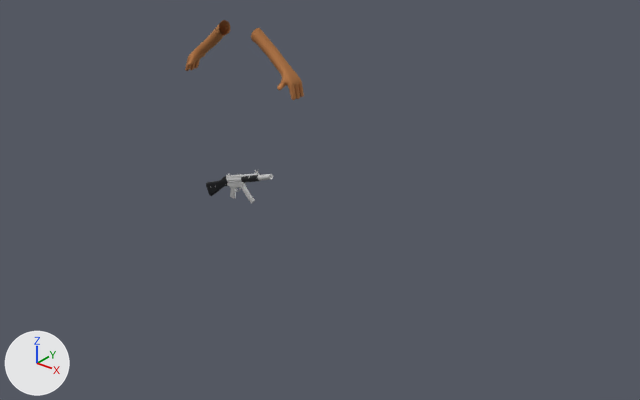
The FBX model weapons/mp5sd/v_mp5sd.fbx as it was, and as the next commit left it.
One viewpoint serves both versions: a 50 mm camera at (5.54, -5.61, 3.59) aimed at (0.74, 0.38, -0.13). Lighting does not change. The marker at lower left points along +X, +Y and +Z.

Names of what the first picture shows: 'BodyChest_LOD0', 'BodyHands_LOD0', 'MP5SD_Obj'.
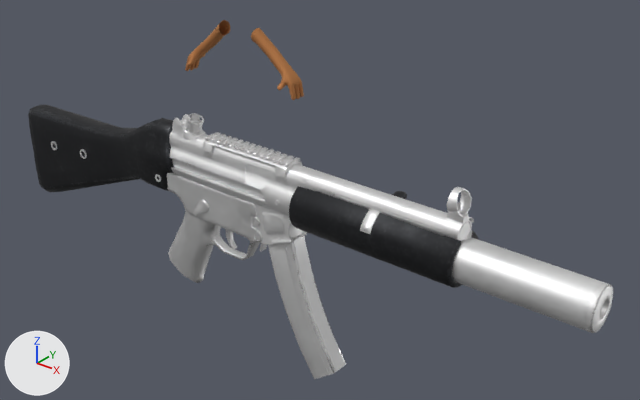
Boxes [x1, y1, x2, y2] around the edits, measured in the pictures (640 x 400 px):
'MP5SD_Obj', turned, rescaled
    before: [206, 170, 273, 204]
    after: [28, 104, 613, 379]

Edits to the bpy script that builds the scene:
```text
Change ob_mp5sd_obj:
    ob_mp5sd_obj.rotation_euler: (0.0, 0.0, 0.0) -> (0.0, 0.349, 0.0)  # degrees (0, 0, 0) -> degrees (0, 20, 0)
    ob_mp5sd_obj.scale: (1.0, 1.0, 1.0) -> (7.46, 7.46, 7.46)
```
